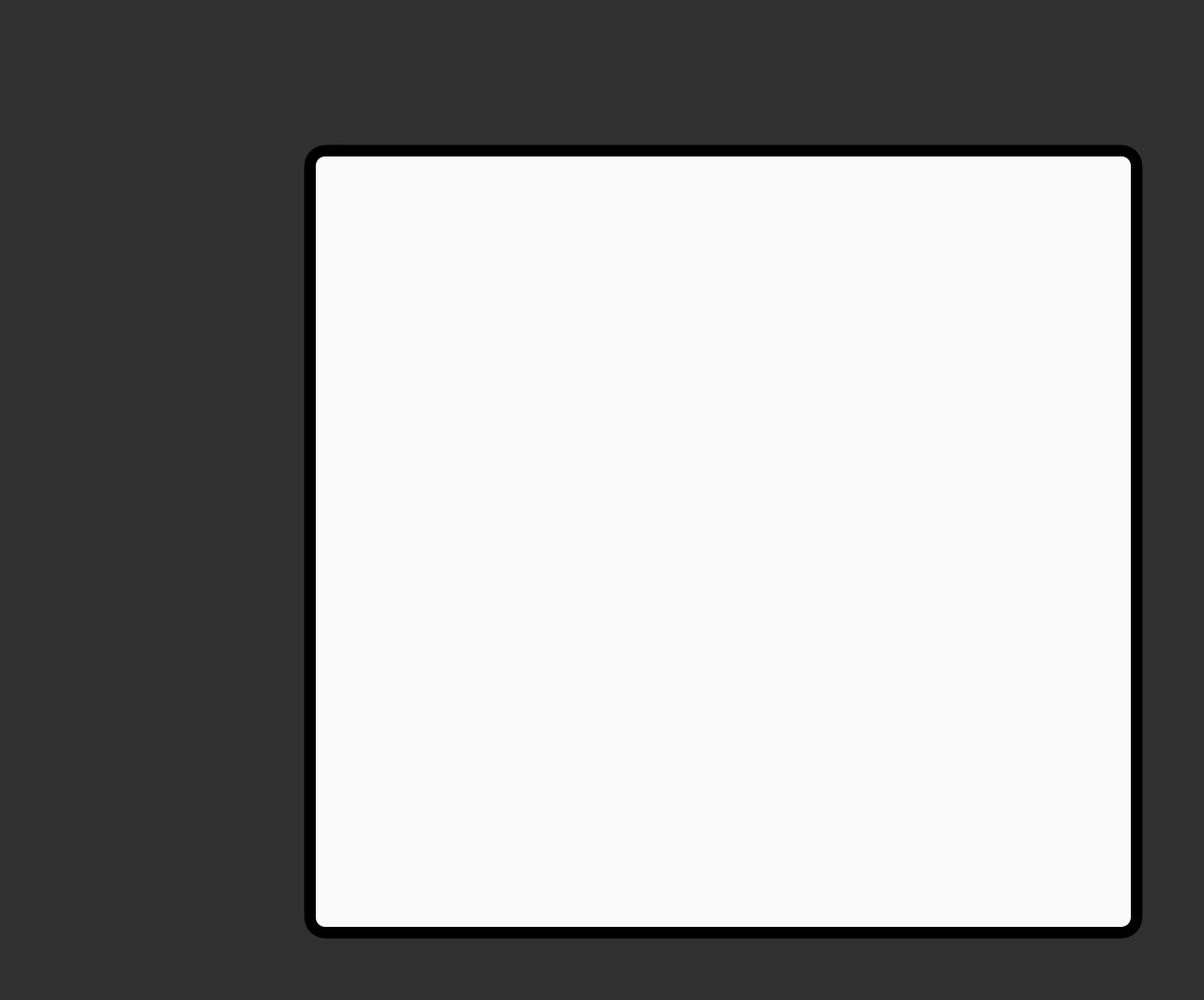
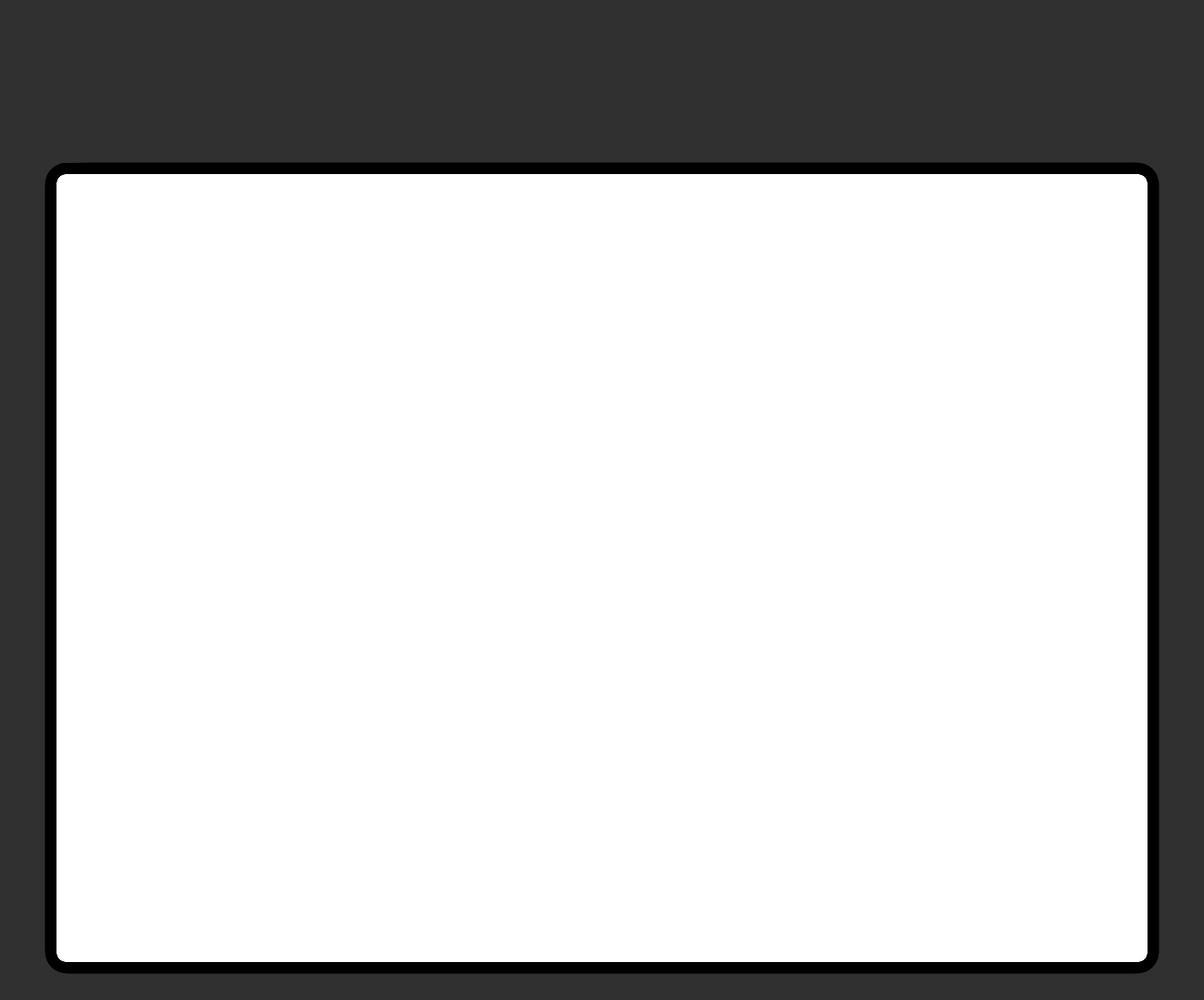
Layered file, before and after one edit (1204x1000). Changes by layer:
added layer "NewNewFrameBorder" above "NewFrameBorder" over (x1=44, y1=162, x2=1160, y2=974)
added layer "NewFrame" above "FrameBorder" over (x1=44, y1=144, x2=1160, y2=974)
hid "FrameBorder" over (x1=303, y1=144, x2=1143, y2=939)
hid "Frame" over (x1=44, y1=144, x2=1160, y2=974)
